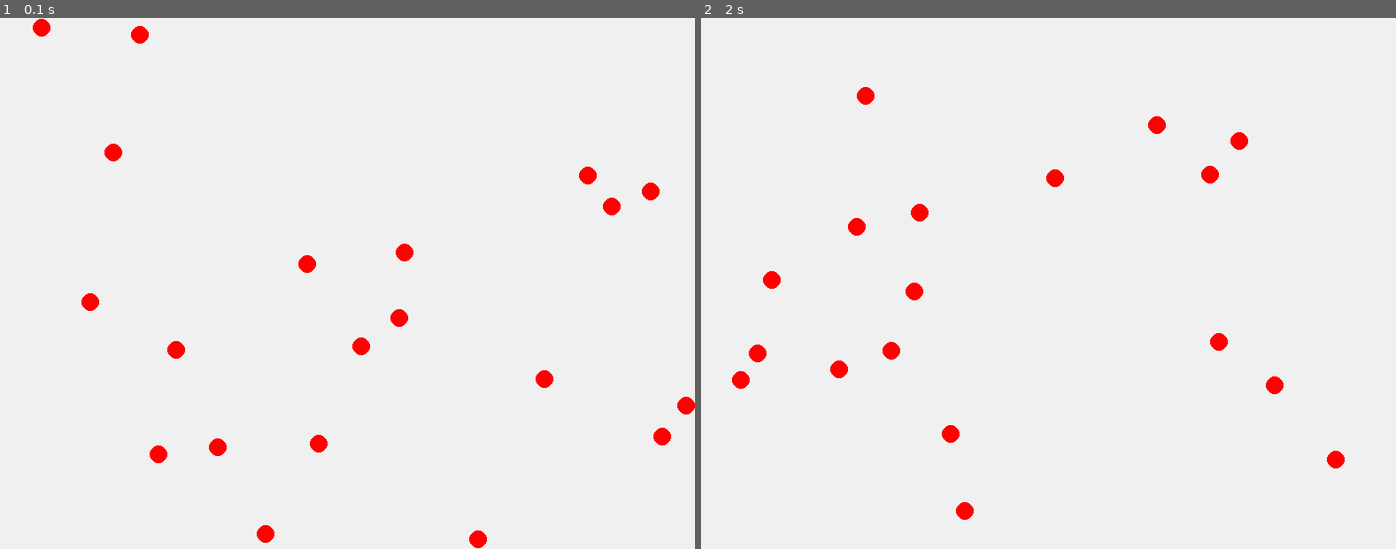
Above: before the commit, frames 1-2 (left to right).
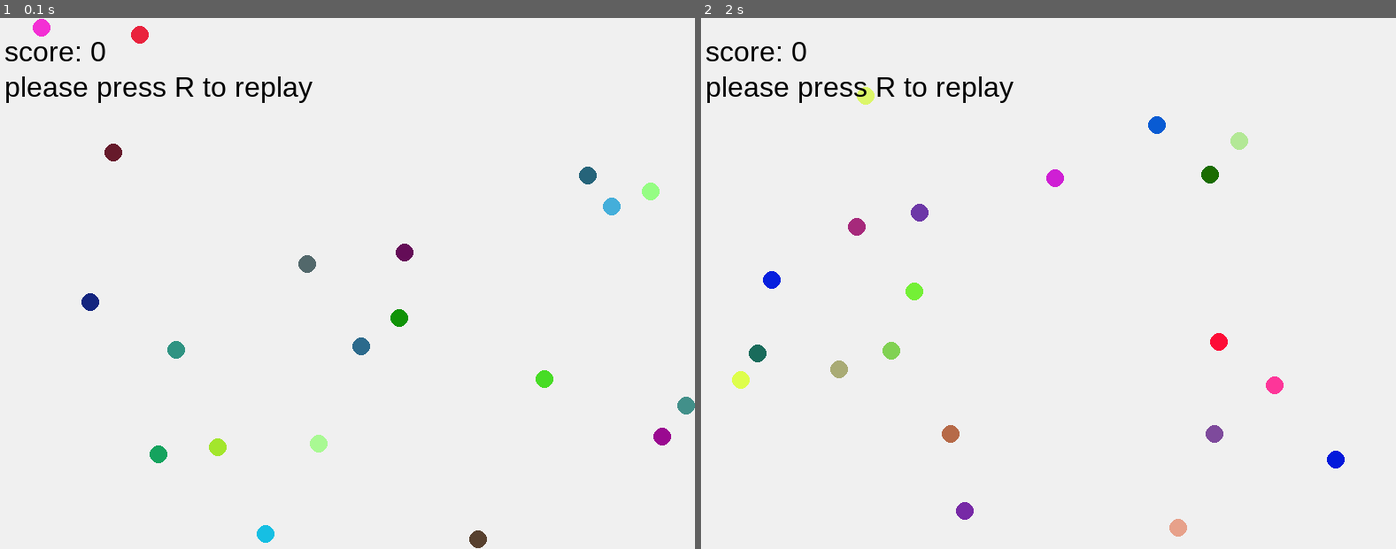
Above: after the commit, the same moments.

Repository: Breezes-messager/PyGame
Game: pygame game, started from Star Sky Click/Star Sky Click.py
The game is run twice, just before and just after one commit, with the same random seed, the same clock (stepped at 60 frames per second) and the same inputs.
Inputs (mouse positions are in pixels of both pictures, inside the frame that each line leads up to):
- Up to frame 1 (0.1 s): no input
- Up to frame 2 (2 s): click (1041, 283) at 0.38 s; hold R from 1.67 s (still down)

The runs differ from the first frame. In frame 1, 2.1% of the frame differs, in the area x 0-100%, y 0-100%; in frame 2, 2.1%.

Commit message:
1.0
Signed-off-by: Breezes-messager <2955940247@qq.com>

Diff:
--- a/Star Sky Click/Star Sky Click.py
+++ b/Star Sky Click/Star Sky Click.py
@@ -10,14 +10,16 @@
 clock = pygame.time.Clock()
 running = True
 draw_over = False
-circles = []
+circles = []  # 现在每个元素是((x,y), color)元组
 min_distance = 20
 draw = False
+score = 0
+font = pygame.font.SysFont('Arial', 32)
 
 
 def is_valid_position(new_pos, existing_positions):
     """检查新位置是否与现有圆圈保持足够距离"""
-    for pos in existing_positions:
+    for pos, _ in existing_positions:  # 现在existing_positions中的每个元素是(pos, color)
         distance = math.sqrt((new_pos[0] - pos[0]) ** 2 + (new_pos[1] - pos[1]) ** 2)
         if distance < min_distance:
             return False
@@ -32,31 +34,47 @@
         elif event.type == pygame.KEYDOWN:
             if event.key == pygame.K_r:
                 circles = []
+                score = 0
                 draw = False
         elif event.type == pygame.MOUSEBUTTONDOWN:
-            mouse_pos = pygame.mouse.get_pos()  # 获取点击位置
-            print(mouse_pos)
+            mouse_pos = pygame.mouse.get_pos()
 
-            for i, (x, y) in enumerate(circles):
+            for i, ((x, y), color) in enumerate(circles):  # 修改了这里的解构方式
                 distance = math.sqrt((mouse_pos[0] - x) ** 2 + (mouse_pos[1] - y) ** 2)
                 if distance <= 10:
                     print(f"点击到了第 {i + 1} 个圆圈！")
+                    score += 1
                     circles.pop(i)  # 移除被点击的圆圈
                     break
 
     # 绘制和逻辑代码
     screen.fill((240, 240, 240))  # 浅灰色背景
-    while True:
-        if not draw:
-            for i in range(20):
+
+    if not draw:
+        circles = []  # 清空现有圆圈
+        for i in range(20):
+            color = (random.randint(0, 255), random.randint(0, 255), random.randint(0, 255))
+            while True:
                 new_pos = (random.randint(10, 790), random.randint(10, 590))
                 if is_valid_position(new_pos, circles):
-                    circles.append(new_pos)
-            draw = True
-        break
+                    circles.append((new_pos, color))
+                    break
+        draw = True
+
     # 绘制所有圆圈
-    for x, y in circles:
-        pygame.draw.circle(screen, (255, 0, 0), (x, y), 10)
+    for (x, y), color in circles:
+        pygame.draw.circle(screen, color, (x, y), 10)
+
+    # 显示得分和提示
+    score_text = font.render(f"score: {score}", True, (0, 0, 0))
+    hint_text = font.render("please press R to replay", True, (0, 0, 0))
+    screen.blit(score_text, (20, 20))
+    screen.blit(hint_text, (20, 60))
+
+    # 如果所有圆圈都被消除，显示胜利信息
+    if len(circles) == 0 and draw:  # 添加了and draw条件，避免初始时显示
+        win_text = font.render("congratulation,you delete all circle! please press R to replay", True, (0, 100, 0))
+        screen.blit(win_text, (200, 300))
 
     pygame.display.flip()
     clock.tick(60)
